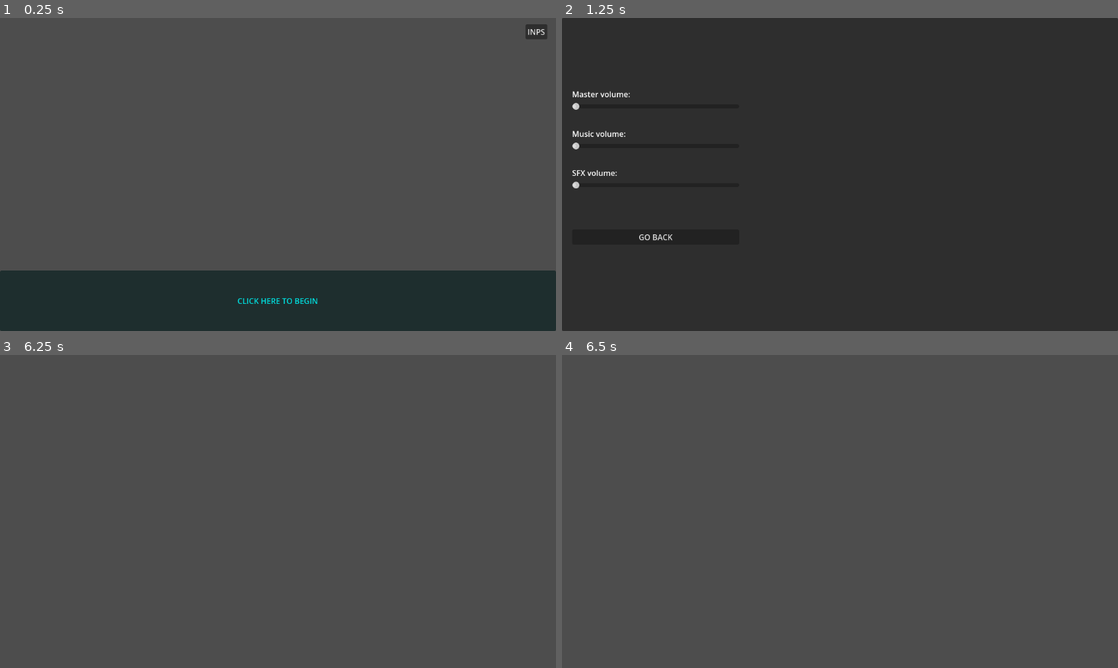
Above: before the commit, frames 1-4 (two rows, left to right).
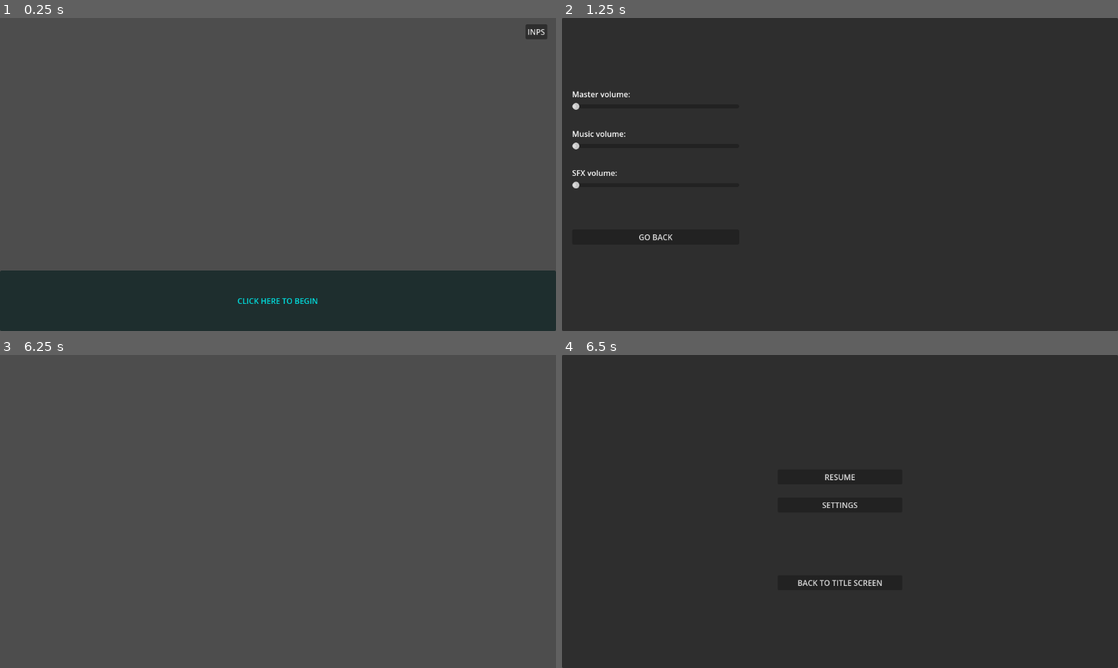
Above: after the commit, the same moments.

Repository: Hanamishu/Wizs_Workshop
Game: Godot game, scene res://Scenes/UI/TitleSc.tscn
The game is run twice, just before and just after one commit, with the same random seed, the same clock (stepped at 60 frames per second) and the same inputs.
Inputs (mouse positions are in pixels of both pictures, inside the frame that each line leads up to):
- Up to frame 1 (0.25 s): no input
- Up to frame 2 (1.25 s): click "INPS" at 0.5 s
- Up to frame 3 (6.25 s): click "GO BACK" at 1.25 s; click "CLICK HERE TO BEGIN" at 2 s; tap Enter at 2.75, 4.25, 5.75 s; move the mouse to (400, 495) at 2.77 s; hold Right 2.78-3.53 s; tap Alt at 2.85, 4.35, 5.85 s; click (400, 495) at 2.92 s; tap Space at 3.5, 5 s; move the mouse to (166, 527) at 3.52 s; hold Down 3.53-4.28 s; tap Shift at 3.6, 5.1 s; move the mouse to (333, 442) at 4.27 s; hold Right 4.28-5.03 s; move the mouse to (250, 574) at 5.02 s; hold Up 5.03-5.78 s; click (250, 574) at 5.17 s; move the mouse to (444, 558) at 5.77 s; hold Left from 5.78 s (still down)
- Up to frame 4 (6.5 s): keep holding Left; tap Escape (pause) at 6.4 s

Frames 1-3 are identical in both runs. In frame 4, 100% of the frame differs, in the area x 0-100%, y 0-100%.

Commit message:
Fixed pause button

Diff:
--- a/Scenes/UI/setting.tscn
+++ b/Scenes/UI/setting.tscn
@@ -1,6 +1,6 @@
 [gd_scene format=3 uid="uid://bk83y5na5xugf"]
 
-[ext_resource type="Script" uid="uid://bbnm0hksi6ras" path="res://Scenes/UI/settings.gd" id="1_i6wab"]
+[ext_resource type="Script" uid="uid://bbnm0hksi6ras" path="res://Scripts/settings.gd" id="1_i6wab"]
 
 [node name="Setting" type="CanvasLayer" unique_id=1074642589]
 script = ExtResource("1_i6wab")
--- a/Scenes/game.tscn
+++ b/Scenes/game.tscn
@@ -1,7 +1,10 @@
 [gd_scene format=3 uid="uid://br4iq8a13sxtl"]
 
 [ext_resource type="PackedScene" uid="uid://b0lp6kl2751py" path="res://Scenes/Gesture_Recognition/gesture_recognition.tscn" id="1_ebmjs"]
+[ext_resource type="PackedScene" uid="uid://b60pd3lnlxv45" path="res://Scenes/UI/Pause.tscn" id="2_wrm1d"]
 
 [node name="Game" type="Node2D" unique_id=966391539]
 
+[node name="PauseMenu" parent="." unique_id=718448338 instance=ExtResource("2_wrm1d")]
+
 [node name="Gesture_Recognition" parent="." unique_id=1396713249 instance=ExtResource("1_ebmjs")]
--- a/Scripts/PauseMenu.gd
+++ b/Scripts/PauseMenu.gd
@@ -6,10 +6,10 @@
 @onready var settings: Button = $Panel/Settings
 @onready var btt: Button = $Panel/BTT
 
-
 func _ready():
 	panel.visible = 0
 	process_mode = Node.PROCESS_MODE_ALWAYS
+
 
 	#L'if della smisurata infelicità e solitudine
 	#if
@@ -18,9 +18,17 @@
 	settings.pressed.connect(sett)
 
 
+func _unhandled_input(event):
+	if event.is_action_pressed("pause"):
+		togglePause()
+
+func togglePause():
+	get_tree().paused = !get_tree().paused
+	panel.visible = !panel.visible
+
+
 func resume():
-	panel.visible = 0
-
+	togglePause()
 
 func sett():
 	global.settingsStatus = 1
--- a/Scenes/UI/settings.gd
+++ b/Scripts/settings.gd
@@ -8,7 +8,6 @@
 
 func goBack():
 	if global.settingsStatus:
-		get_tree().change_scene_to_file("res://Scenes/UI/Pause.tscn")
-
+		get_tree().change_scene_to_file("res://Scenes/game.tscn")
 	else:
 		get_tree().change_scene_to_file("res://Scenes/UI/TitleSc.tscn")
Renamed: Scenes/UI/settings.gd.uid -> Scripts/settings.gd.uid
